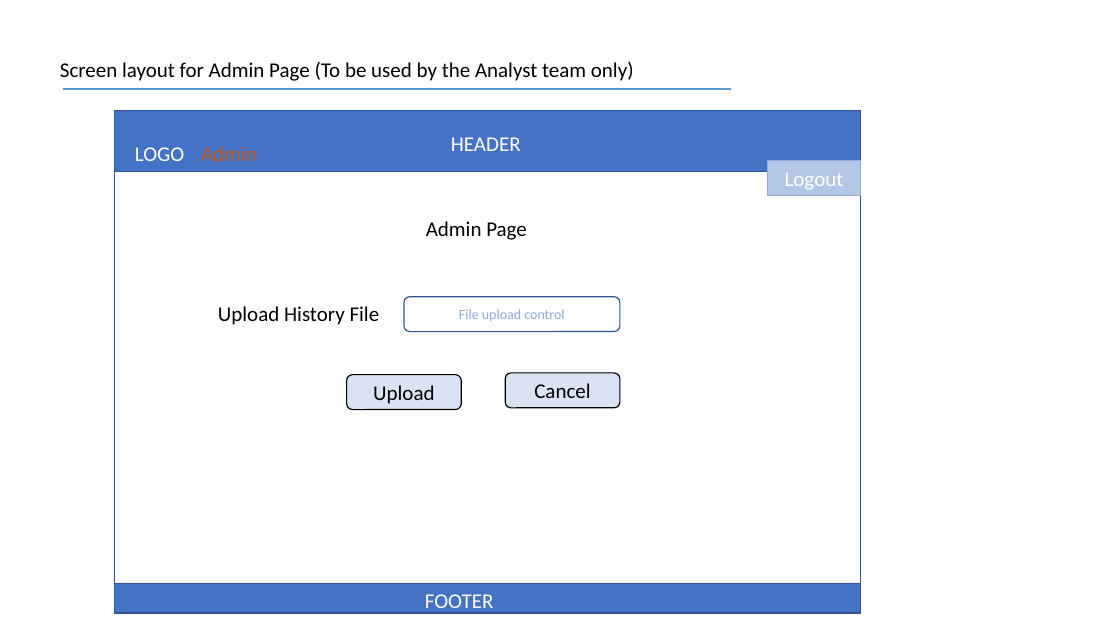
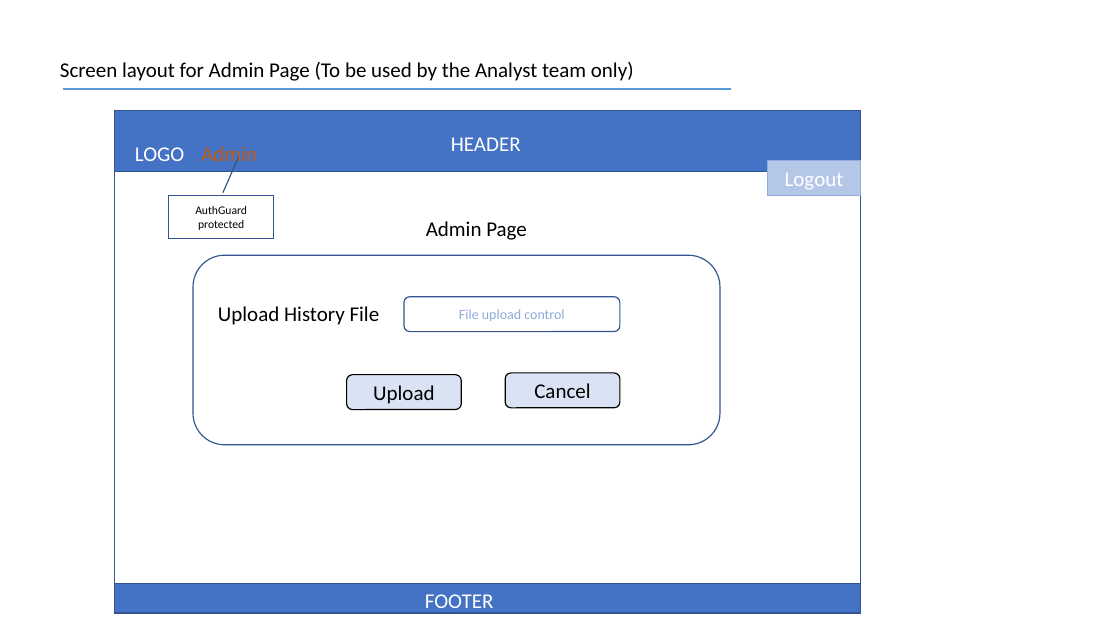
Before and after one commit to ParnabBasak/Group3_Hackathon, a slide deck: slide 8 of Architecture/HackathonArchitecture.pptx (slide 6 before the commit). Drawn at 1120x630 pixels with LibreOffice and Linux fonts; fonts in the diff are those of the drawing. Boxes give left, top, right and bottom in pixels: in the first picture for what was removed or moved away, otherwise in the second. Text is boxed around its words. In the diff, an @@ line names an element or a change of style, - is before the commit and + after.

```diff
--- a/Architecture/HackathonArchitecture.pptx
+++ b/Architecture/HackathonArchitecture.pptx
@@ border callout added at [169,196,274,239], fill #FFFFFF, outline #325491 1 pt, 10 pt, text #000000 @@
+AuthGuard protected
@@ rounded rectangle added at [193,255,720,445], outline #325491 1 pt @@
```
Also in this commit, not shown: 2 other slides changed, 2 slides added, 19 other files.
